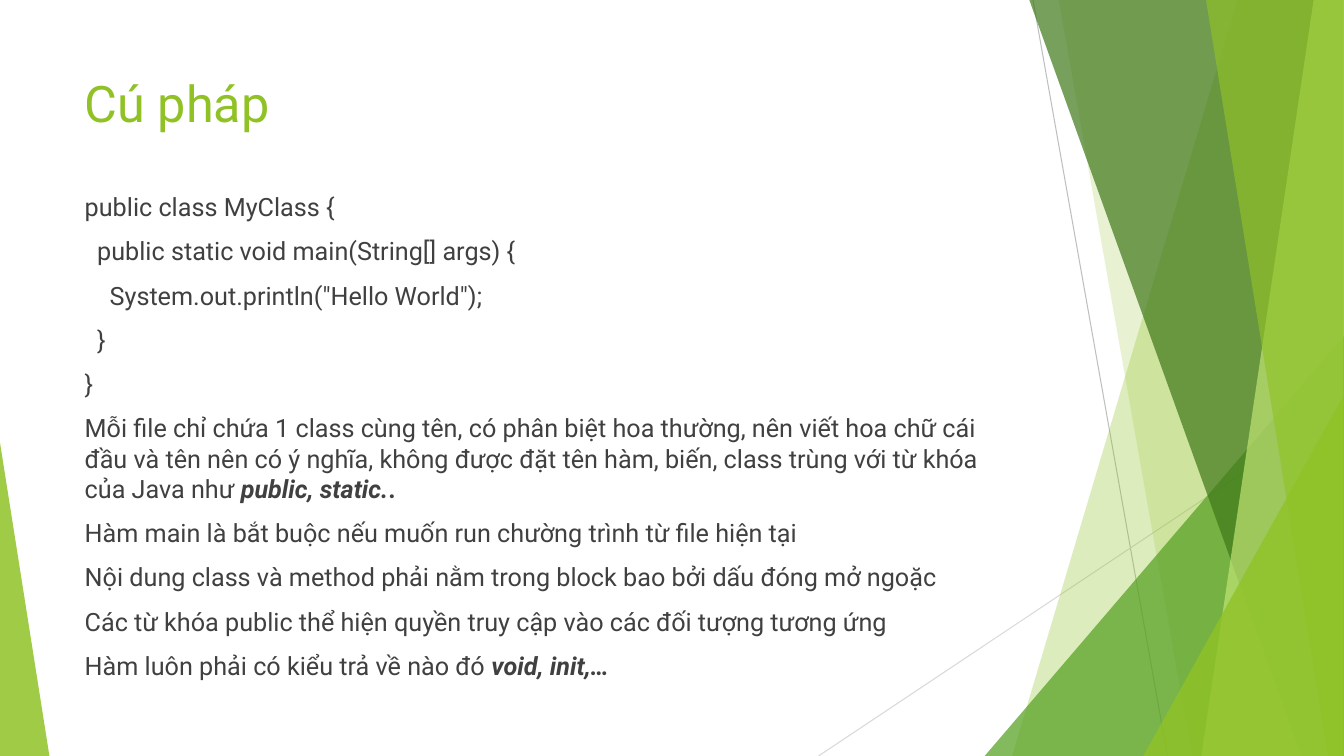
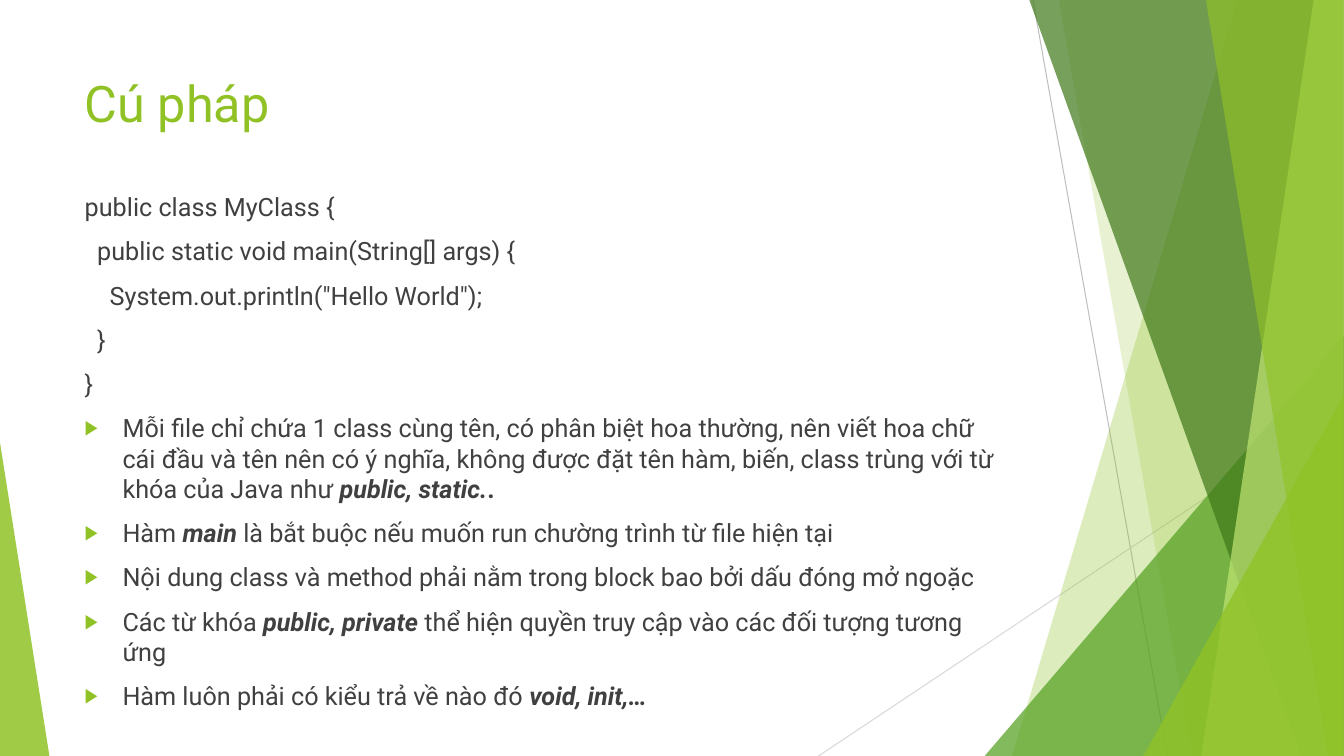
Before and after one commit to mrquanga3/automation_test_training, a slide deck: slide 8 of documents/slides/java/Giới thiệu về Java - Bài 1.pptx. Drawn at 1344x756 pixels with LibreOffice and Linux fonts; fonts in the diff are those of the drawing. Boxes give left, top, right and bottom in pixels: in the first picture for what was removed or moved away, otherwise in the second. Text is boxed around its words. In the diff, an @@ line names an element or a change of style, - is before the commit and + after.

Commit message:
Update formatting slides/java/Giới thiệu về Java - Bài 1.pptx

```diff
--- a/documents/slides/java/Giới thiệu về Java - Bài 1.pptx
+++ b/documents/slides/java/Giới thiệu về Java - Bài 1.pptx
@@ text at (123, 416, 994, 710): bold on, italic on in "main"; bullet none to ▶ @@
@@ text at (123, 610, 962, 667): text changed @@
-Các từ khóa public thể hiện quyền truy cập vào các đối tượng tương ứng
+▶ Các từ khóa public, private thể hiện quyền truy cập vào các đối tượng tương ứng
```
